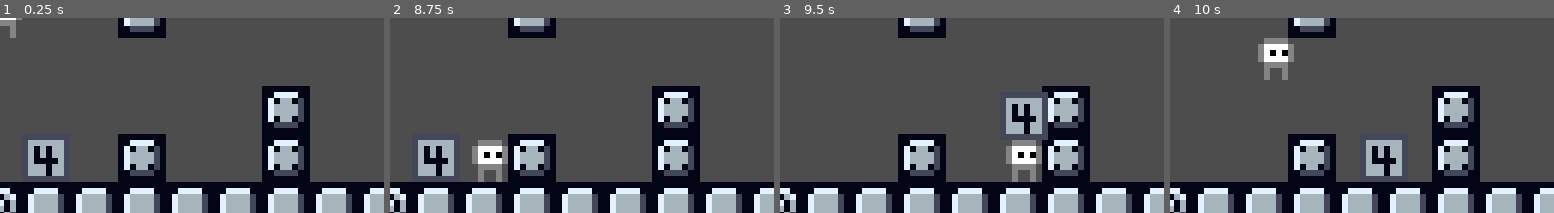
Above: before the commit, frames 1-4 (left to right).
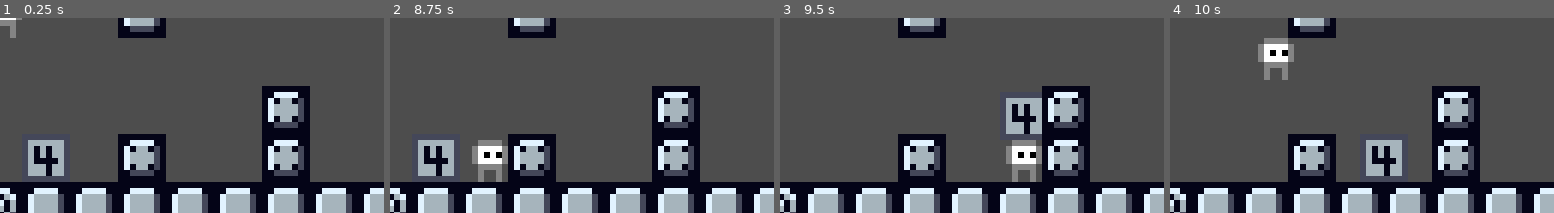
Above: after the commit, the same moments.

Repository: frznc/This-Weigh-Up
Game: Godot game, scene res://scenes/world.tscn
Same seed, same stepped clock (60 frames per second), same inputs: the game is played once before the commit and once after it.
Inputs:
- Up to frame 1 (0.25 s): no input
- Up to frame 2 (8.75 s): hold D (right) 0.53-2.03 s; tap Q (drop) every 1.5 s from 0.6 to 8.1 s; tap Space (jump) at 0.77, 1.52, 3.02, 3.77, 4.52, 5.75, 6.02, 6.77, 7.52 s; tap E (pickup) every 1.5 s from 1.35 to 7.35 s; hold A (left) 2.03-2.78 s; tap Enter at 2.75 s; hold D (right) 2.78-4.28 s; hold A (left) 4.28-5.03 s; hold D (right) 5.03-5.78 s; hold A (left) 5.78-7.28 s; hold D (right) from 7.28 s (still down)
- Up to frame 3 (9.5 s): keep holding D (right); tap E (pickup) at 8.85 s; tap Space (jump) at 9.02 s
- Up to frame 4 (10 s): release D (right) at 9.53 s; hold A (left) from 9.53 s (still down); tap Q (drop) at 9.6 s; tap Space (jump) at 9.77 s
The pictures show only the part of the screen within x 47-97%, y 44-94%; the shares and areas given below are measured in that part.

Frames 1-2 are identical in both runs. In frame 3, 0.4% of the frame differs, in the area x 68-70%, y 37-63%; in frame 4, nothing differs.

Commit message:
Small stack physics changes

Diff:
--- a/scenes/player.tscn
+++ b/scenes/player.tscn
@@ -74,7 +74,6 @@
 
 [node name="CollisionShape2D" type="CollisionShape2D" parent="."]
 position = Vector2(1, 2)
-scale = Vector2(1, 1)
 shape = SubResource("RectangleShape2D_pnrpn")
 
 [node name="camera" type="Camera2D" parent="."]
--- a/scenes/world.tscn
+++ b/scenes/world.tscn
@@ -10,6 +10,7 @@
 position = Vector2(-3.74999, -57.5)
 
 [node name="tilemap1" type="TileMapLayer" parent="."]
+z_index = 99
 use_parent_material = true
 tile_map_data = PackedByteArray("AADy/wAAAAAAAAAAAADz/wAAAAABAAAAAAD0/wAAAAAAAAAAAAD2/wAAAAAAAAAAAAD1/wAAAAADAAAAAADw/w …(1136 unchanged characters)…
 tile_set = ExtResource("2_ikh7j")
--- a/scripts/player.gd
+++ b/scripts/player.gd
@@ -36,8 +36,7 @@
 		get_parent().add_child(instance) # Add weight to world
 		refresh_collisionshape()
 
-
-
+	print(int(global_position.x / 8))
 
 	debug()
 	move_and_slide()
@@ -79,6 +78,8 @@
 		$CollisionShape2D.position += Vector2(0,-4)
 		$CollisionShape2D.shape.extents += Vector2(0,4)
 
+
+
 func debug(): # Debug
 	if Input.is_action_just_pressed("f1"):
 		$camera/CanvasLayer.visible = !$camera/CanvasLayer.visible
--- a/weight_stack.gd
+++ b/weight_stack.gd
@@ -1,17 +1,29 @@
 extends Node2D
 # Hello. These are purely visuals for the weights on the player's head. They don't really do anything other than exist
+
 var weight_value = 0
 var id = 0
+
+var current_offset = Vector2(0,0)
 
 @onready var player = get_tree().current_scene.get_node("player")
 
 func _ready() -> void:
 	$sprite.frame = int(weight_value)
 	global_position = player.global_position
-
+	z_index = id
 
 func _process(delta: float) -> void:
 	if Global.held_weights.size() < id: # If the weight's ID is larger than the size of the global stack array, it knows to die.
 		queue_free()
+	global_position += current_offset
+
+	# Offset a pixel based on movement direction
+	if Input.is_action_just_pressed("right"):
+		current_offset = Vector2(-0.2,0)
+	if Input.is_action_just_pressed("left"):
+		current_offset = Vector2(0.2,0)
+
+
 	# set above player position, lerp, idk a lot of bull Shit
 	global_position = global_position.lerp(player.global_position+Vector2(1,2)+Vector2(0,id*-8),delta * 30 / id)
